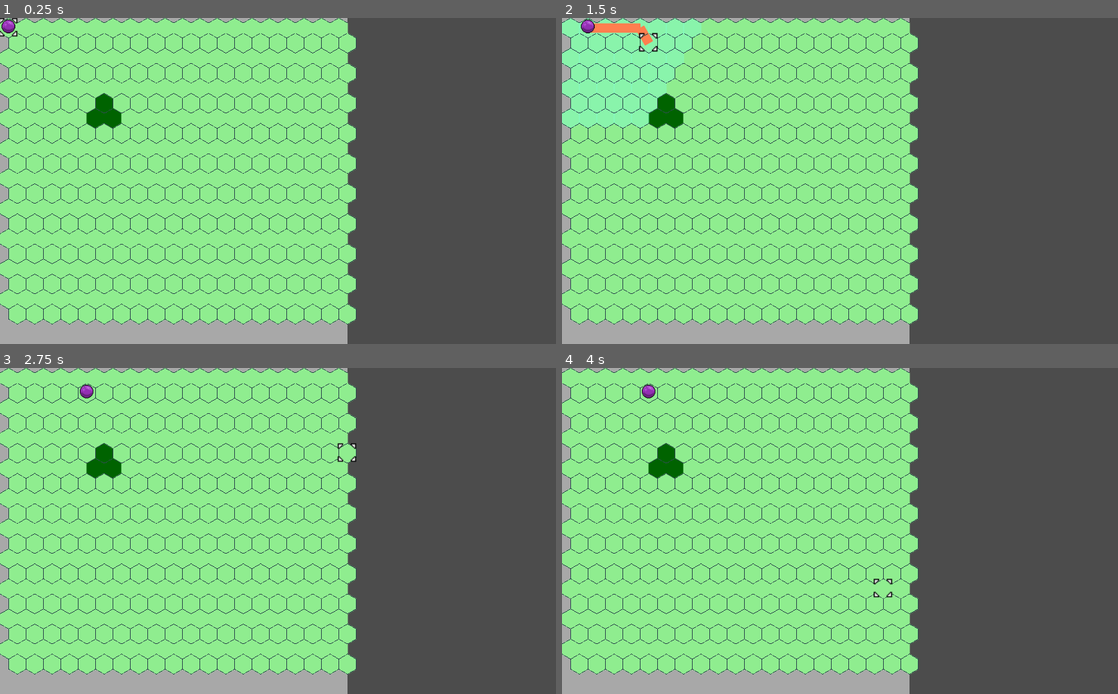
Above: before the commit, frames 1-4 (two rows, left to right).
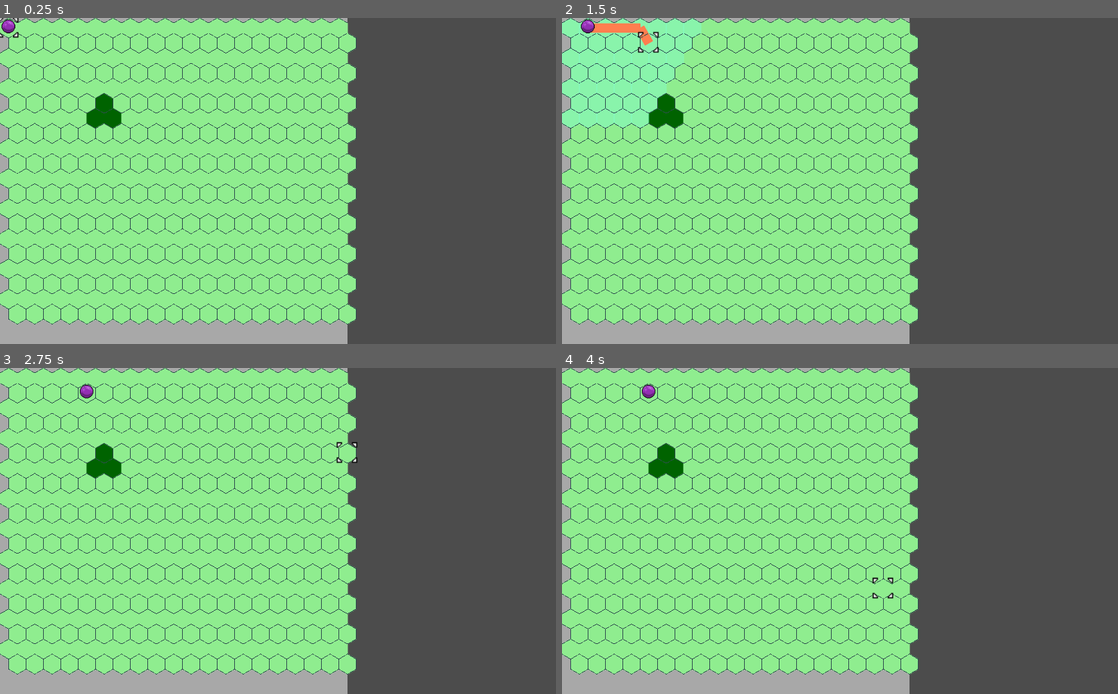
Above: after the commit, the same moments.

Repository: DaveRendell/gridcursor
Game: Godot game, scene res://HexGrid.tscn
Two runs of this game, one before a commit and one after it. Both use one fixed random seed, a clock stepped at 60 frames per second and the inputs below. This scene is started directly instead of the project's main scene.
Inputs (mouse positions are in pixels of both pictures, inside the frame that each line leads up to):
- Up to frame 1 (0.25 s): no input
- Up to frame 2 (1.5 s): tap Enter (ui_accept) at 0.5, 0.77 s; move the mouse to (962, 164) at 0.52 s; hold Right (ui_right) 0.53-1.28 s; click (962, 164) at 0.67 s; move the mouse to (728, 197) at 1.27 s; hold Down (ui_down) from 1.28 s (still down)
- Up to frame 3 (2.75 s): tap Enter (ui_accept) at 1.52 s; move the mouse to (333, 459) at 2.02 s; release Down (ui_down) at 2.03 s; hold Right (ui_right) from 2.03 s (still down)
- Up to frame 4 (4 s): move the mouse to (812, 596) at 2.77 s; release Right (ui_right) at 2.78 s; hold Up (ui_up) 2.78-3.53 s; click (812, 596) at 2.92 s; tap Enter (ui_accept) at 3.02, 3.77 s; move the mouse to (1006, 579) at 3.52 s; hold Left (ui_left) from 3.53 s (still down)

The runs differ from the first frame. In frame 1, less than 0.1% of the frame differs, in the area x 0-4%, y 0-7%; in frame 2, less than 0.1%; in frame 3, less than 0.1%; in frame 4, less than 0.1%, in the area x 55-60%, y 64-71%.

Commit message:
Animate unit movement

Diff:
--- a/Grid.tscn
+++ b/Grid.tscn
@@ -24,7 +24,6 @@
 scale = Vector2( 2, 2 )
 z_index = 5
 frames = SubResource( 2 )
-frame = 1
 playing = true
 offset = Vector2( 7, 7 )
 
--- a/Unit.gd
+++ b/Unit.gd
@@ -28,15 +28,25 @@
 	var space_occupied = node != null
 
 	if is_option and not space_occupied:
-		x = grid.cursor_x
-		y = grid.cursor_y
-
-		grid.draw_nodes()
-		grid.clear_highlights()
-		grid.send_clicks_as_signal = false
+		var tween = get_tree().create_tween()
+		for i in range(1, grid.path.size()):
+			var pos = grid.position_from_coordinates(grid.path[i][0], grid.path[i][1])
+			tween.tween_property(self, "position", pos, 0.1)
+		tween.connect("finished", self, "update_position", [grid, grid.cursor_x, grid.cursor_y])
 		grid.path = []
+		grid.update()
 		grid.disconnect("click", self, "handle_grid_click")
 		grid.disconnect("cursor_move", self, "handle_cursor_move")
+
+func update_position(grid, c_x, c_y):
+	x = c_x
+	y = c_y
+
+	grid.draw_nodes()
+	grid.clear_highlights()
+	grid.send_clicks_as_signal = false
+	grid.path = []
+
 
 func handle_cursor_move(grid):
 	var c_x = grid.cursor_x
